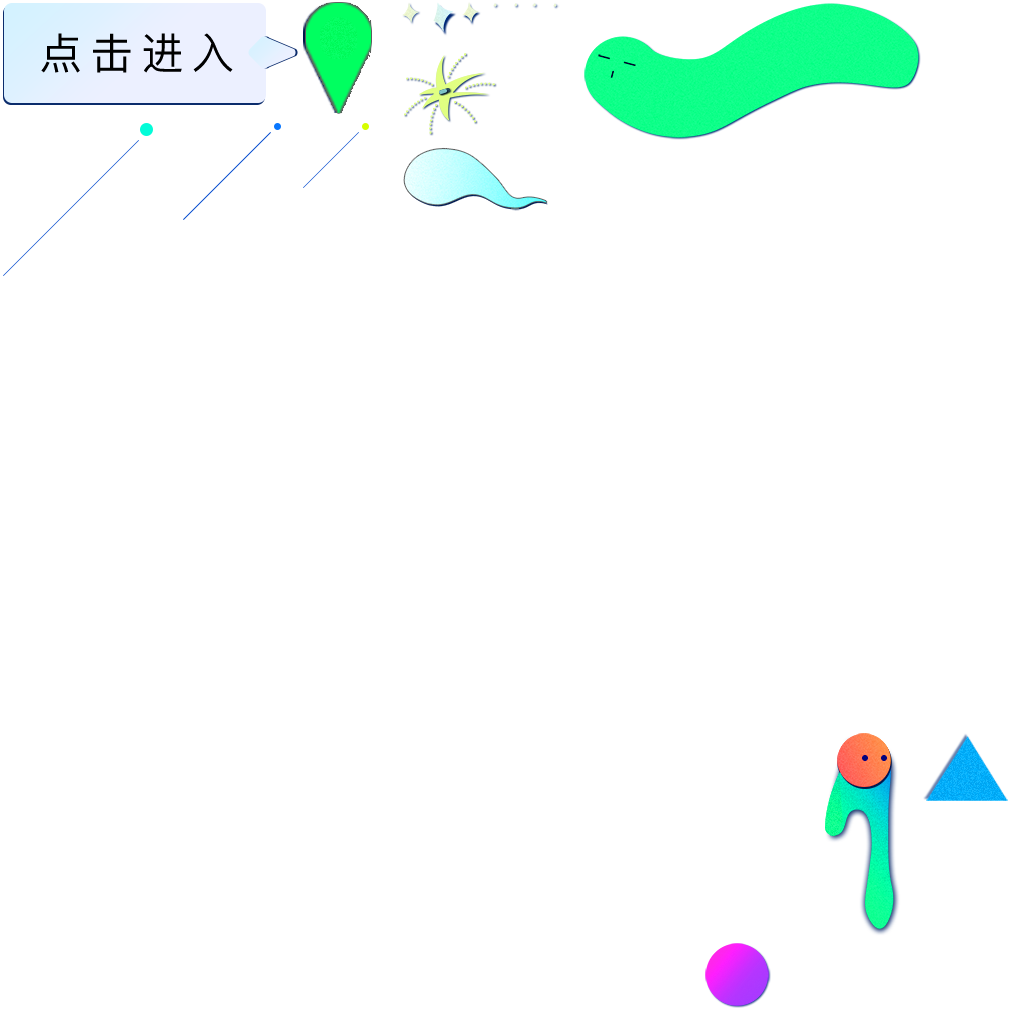
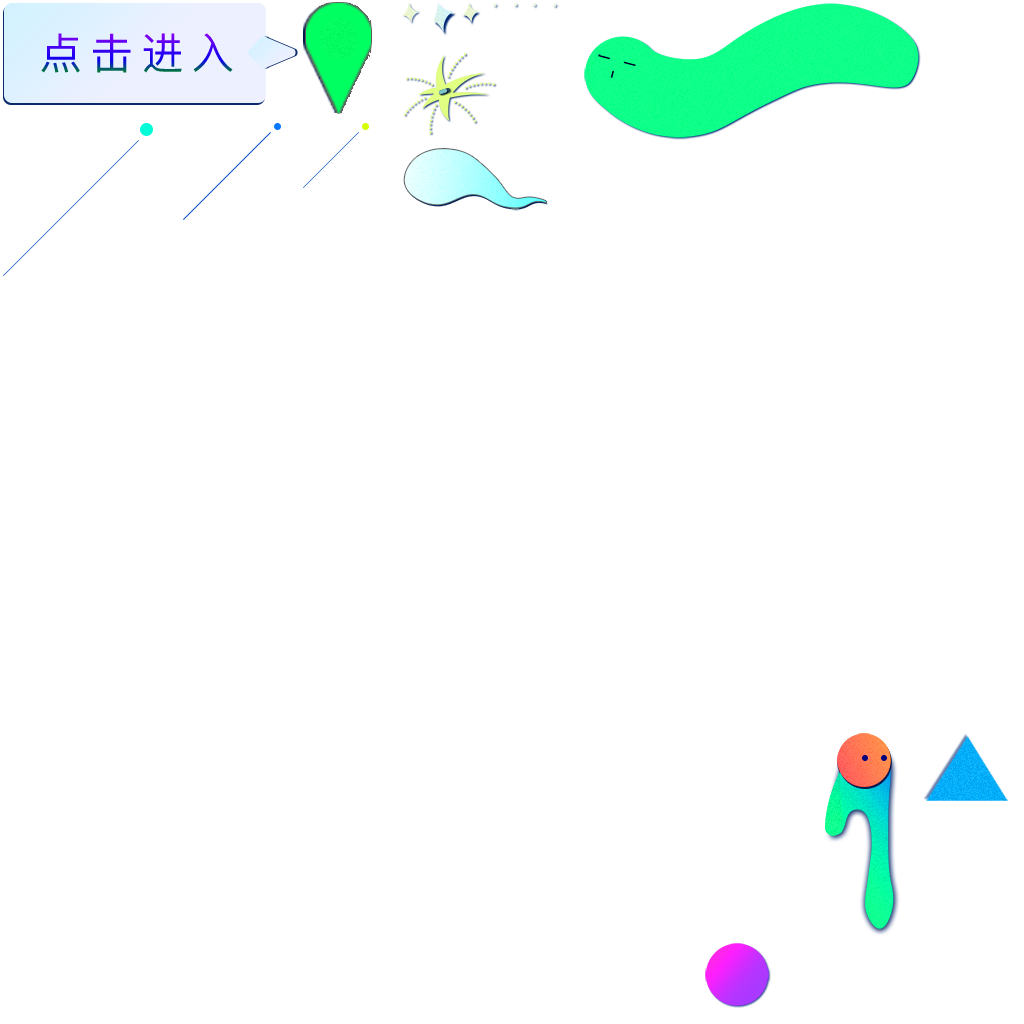
The second 1024 × 1024 image is a revision of the first. Changes to its layers:
pixels changed over [41, 33, 233, 73] (layer not identified)
